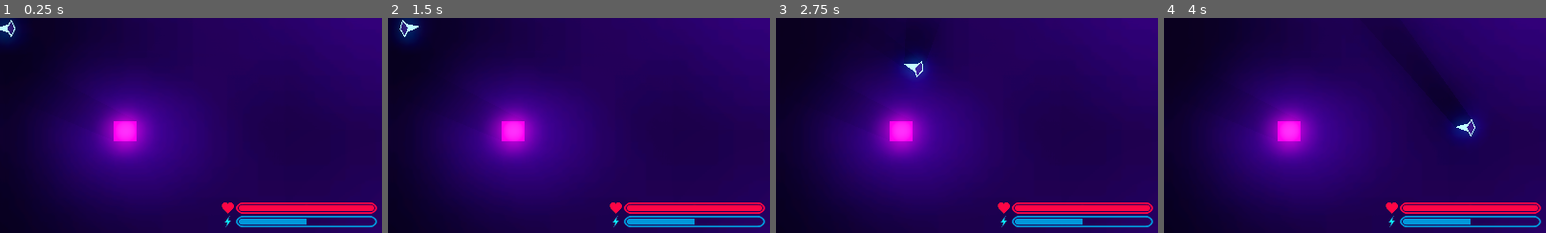
Above: before the commit, frames 1-4 (left to right).
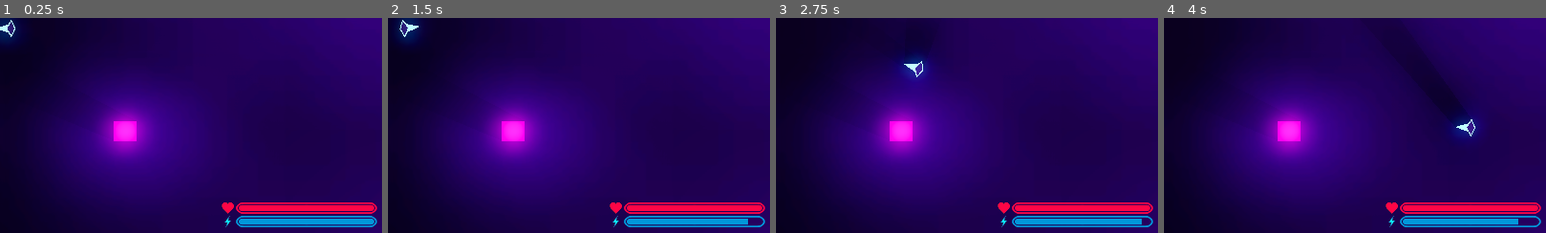
Above: after the commit, the same moments.

Repository: salvarezri/visual-computing-project
Game: Godot game, scene res://scenes/main.tscn
Same seed, same stepped clock (60 frames per second), same inputs: the game is played once before the commit and once after it.
Inputs (mouse positions are % of the whole screen's width and height, from its top left):
- Up to frame 1 (0.25 s): no input
- Up to frame 2 (1.5 s): click (5, 89) at 0.52 s; move the mouse to (72, 45) at 1.27 s; hold Right (ui_right) from 1.28 s (still down); click (72, 45) at 1.35 s
- Up to frame 3 (2.75 s): move the mouse to (1, 20) at 2.02 s; release Right (ui_right) at 2.03 s; hold Down (ui_down) from 2.03 s (still down); click (1, 20) at 2.1 s
- Up to frame 4 (4 s): move the mouse to (60, 28) at 2.77 s; release Down (ui_down) at 2.78 s; hold Right (ui_right) 2.78-3.53 s; click (60, 28) at 2.85 s; move the mouse to (45, 70) at 3.52 s; hold Up (ui_up) from 3.53 s (still down); click (45, 70) at 3.6 s
The pictures show only the part of the screen within x 48-98%, y 48-98%; the shares and areas given below are measured in that part.

The runs differ from the first frame. In frame 1, 0.5% of the frame differs, in the area x 80-98%, y 93-97%; in frame 2, 0.4%; in frame 3, 0.5%; in frame 4, 0.4%.

Commit message:
energy component conected

Diff:
--- a/scenes/game/PowerHandler.gd
+++ b/scenes/game/PowerHandler.gd
@@ -4,6 +4,7 @@
 @export_node_path("GraphicInterface") var user_interface
 @export_node_path("PolygonByMouse") var polygon_by_mouse
 @export_node_path("PowerGenerator") var power_generator
+@export_node_path("Player") var player_node_path
 
 @onready var wall_timer: Timer = $TimerWall
 @onready var ray_timer: Timer = $TimerRay
@@ -13,12 +14,16 @@
 var ui_node:GraphicInterface
 var poly_mouse_node:PolygonByMouse
 var pow_gen_node: PowerGenerator
+var player_node: Player
 var mouse_active = true
 
 var wall_cooldown = 3
 var splash_cooldown = 3
 var ray_cooldown = 3
 
+var wall_cost = 4
+var splash_cost = 4
+var ray_cost = 4
 
 
 # Called when the node enters the scene tree for the first time.
@@ -26,6 +31,7 @@
 	ui_node = get_node(user_interface)
 	poly_mouse_node = get_node(polygon_by_mouse)
 	pow_gen_node = get_node(power_generator)
+	player_node = get_node(player_node_path)
 	desactivate_splash()
 	desactivate_wall()
 	activate_ray()
@@ -96,14 +102,17 @@
 
 
 func _on_nav_reg_mouse_shape_max_len():
+	player_node.consume(wall_cost)
 	wall_timer.start(wall_cooldown)
 	desactivate(active)
 
 
 func _on_power_generator_generated():
 	if active == "SPLASH":
+		player_node.consume(splash_cost)
 		splash_timer.start(splash_cooldown)
 	elif active == "RAY":
+		player_node.consume(ray_cost)
 		ray_timer.start(ray_cooldown)
 	desactivate(active)
 
--- a/scenes/game/World.gd
+++ b/scenes/game/World.gd
@@ -1,12 +1,14 @@
 extends Node2D
 @export var powers: Array[Power]
 
+@onready var player:Player = $Player
 # Called when the node enters the scene tree for the first time.
 func _ready():
 	$SpawnHandler.start()
-	var max_h = $Player.get_max_healt()
+	var max_h = player.get_max_healt()
 	$GameUi.setup_life(0,max_h)
-	pass
+	var max_e = player.get_max_energy()
+	$GameUi.setup_energy(0,max_e)
 
 
 # Called every frame. 'delta' is the elapsed time since the previous frame.
@@ -16,6 +18,12 @@
 
 
 func _on_player_hited():
-	print($Player.get_cur_healt())
-	$GameUi.set_life($Player.get_cur_healt())
+	print(player.get_cur_healt())
+	$GameUi.set_life(player.get_cur_healt())
 	pass # Replace with function body.
+
+
+func _on_player_energy_changed():
+	print(player.get_cur_energy())
+	$GameUi.set_energy(player.get_cur_energy())
+	pass # Replace with function body.
--- a/scenes/game/World.tscn
+++ b/scenes/game/World.tscn
@@ -113,7 +113,7 @@
 limit_max_lenght = true
 active = false
 
-[node name="columns" type="Node2D" parent="NavRegMouseShape" groups=["power"]]
+[node name="columns" type="Node2D" parent="NavRegMouseShape" groups=["Power"]]
 
 [node name="column" parent="NavRegMouseShape/columns" instance=ExtResource("4_137yi")]
 position = Vector2(606.651, 350.847)
@@ -184,6 +184,7 @@
 user_interface = NodePath("../GameUi")
 polygon_by_mouse = NodePath("../NavRegMouseShape/PolygonByMouse")
 power_generator = NodePath("../PowerGenerator")
+player_node_path = NodePath("../Player")
 
 [node name="TimerWall" type="Timer" parent="PowerHandler"]
 one_shot = true
@@ -229,6 +230,7 @@
 
 [connection signal="max_len" from="NavRegMouseShape" to="PowerHandler" method="_on_nav_reg_mouse_shape_max_len"]
 [connection signal="max_len_rised" from="NavRegMouseShape/PolygonByMouse" to="NavRegMouseShape" method="_on_polygon_by_mouse_max_len_rised"]
+[connection signal="energy_changed" from="Player" to="." method="_on_player_energy_changed"]
 [connection signal="hited" from="Player" to="." method="_on_player_hited"]
 [connection signal="generated" from="PowerGenerator" to="PowerHandler" method="_on_power_generator_generated"]
 [connection signal="timeout" from="PowerHandler/TimerWall" to="PowerHandler" method="_on_timer_wall_timeout"]
--- a/scenes/game/characters/ManaComponent.gd
+++ b/scenes/game/characters/ManaComponent.gd
@@ -98,5 +98,7 @@
 	return curr_energy >= max_energy-presition && curr_energy < max_energy+presition
 
 func _on_timer_timeout():
-	if !has_max_energy:
+	print("restore")
+	print(has_max_energy())
+	if !has_max_energy() && restore_per_second>0:
 		heal(restore_per_second)
--- a/scenes/game/characters/Player.gd
+++ b/scenes/game/characters/Player.gd
@@ -1,6 +1,7 @@
 class_name Player
 extends CharacterBody2D
 signal hited()
+signal energy_changed()
 @export var ACCELERATION = 0
 @export var MAX_SPEED = 0
 @export var FRICTION = 0
@@ -14,6 +15,7 @@
 func _ready():
 	add_to_group("player")
 	healt_component = get_node(healt_comp_path)
+	energy_component = get_node(energy_comp_path)
 	pass # Replace with function body.
 
 func _input(_event):
@@ -68,4 +70,11 @@
 
 func _on_healt_component_sg_hit(healt, _hit_taken):
 	hited.emit()
-	pass # Replace with function body.
+
+
+func _on_energy_component_sg_consumed_energy():
+	energy_changed.emit()
+
+
+func _on_energy_component_sg_restored_energy():
+	energy_changed.emit()
--- a/scenes/game/characters/Player.tscn
+++ b/scenes/game/characters/Player.tscn
@@ -23,6 +23,7 @@
 MAX_SPEED = 27
 FRICTION = 7
 healt_comp_path = NodePath("HealtComponent")
+energy_comp_path = NodePath("EnergyComponent")
 
 [node name="CollisionShape2D" type="CollisionShape2D" parent="."]
 position = Vector2(-4.9725, 48.3512)
@@ -49,10 +50,14 @@
 
 [node name="EnergyComponent" type="Node" parent="."]
 script = ExtResource("3_oj5uo")
+init_max_energy = 24.0
+restore_per_second = 1
 
 [node name="Timer" type="Timer" parent="EnergyComponent"]
 autostart = true
 
 [connection signal="sg_death" from="HealtComponent" to="." method="_on_healt_component_sg_death"]
 [connection signal="sg_hit" from="HealtComponent" to="." method="_on_healt_component_sg_hit"]
+[connection signal="sg_consumed_energy" from="EnergyComponent" to="." method="_on_energy_component_sg_consumed_energy"]
+[connection signal="sg_restored_energy" from="EnergyComponent" to="." method="_on_energy_component_sg_restored_energy"]
 [connection signal="timeout" from="EnergyComponent/Timer" to="EnergyComponent" method="_on_timer_timeout"]
--- a/scenes/ui/GameUi.gd
+++ b/scenes/ui/GameUi.gd
@@ -45,6 +45,14 @@
 	$Stats/MarginContainer/GridContainer/ProgressBarLife.max_value = max
 	$Stats/MarginContainer/GridContainer/ProgressBarLife.value = max
 
+func set_energy(energy):
+	$Stats/MarginContainer/GridContainer/ProgressBarMana.value = energy
+
+func setup_energy(min,max):
+	$Stats/MarginContainer/GridContainer/ProgressBarMana.min_value = min
+	$Stats/MarginContainer/GridContainer/ProgressBarMana.max_value = max
+	$Stats/MarginContainer/GridContainer/ProgressBarMana.value = max
+
 func _on_powers_mouse_exited():
 	print("exited")
 	mouse_exited.emit()
Binary file added: scenes/game/Wall.png
Not shown, added: scenes/game/Wall.png.import
Binary file added: scenes/game/rayos.png
Not shown, added: scenes/game/rayos.png.import
Binary file added: scenes/game/toxic.png
Not shown, added: scenes/game/toxic.png.import
